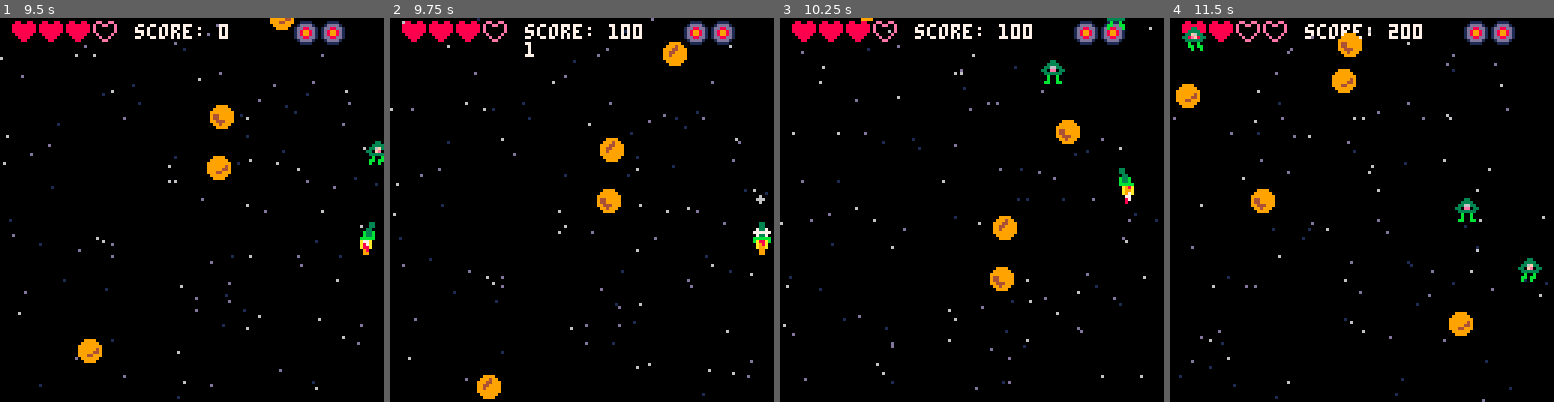
Above: before the commit, frames 1-4 (left to right).
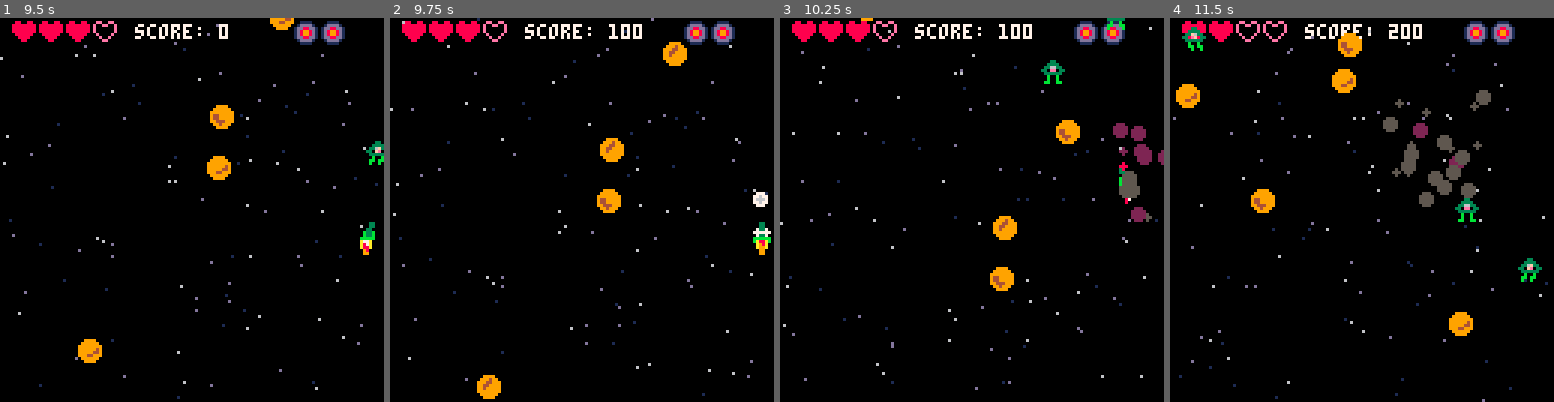
Above: after the commit, the same moments.

Repository: mathyousee/theyre-coming-p8
Game: PICO-8 cartridge source/theyrecoming.p8
The game is run twice, just before and just after one commit, with the same random seed, the same clock (stepped at 60 frames per second) and the same inputs.
Inputs:
- Up to frame 1 (9.5 s): tap X (X key) at 0.33, 1.07, 1.85, 2.97, 4.08, 5.2, 6.32, 7.43, 8.55 s; tap O (Z key) at 0.7, 1.7, 2.1, 2.5, 2.9, 3.3, 3.7, 4.1, 4.5, 4.9, 5.3, 5.7, 6.1, 6.5, 6.9, 7.3, 7.7, 8.1, 8.5, 8.9, 9.3 s; hold Right 1.6-2.1 s; hold Up 2.15-2.42 s; hold Right 2.47-3.03 s; hold Left 3.08-3.58 s; hold Down 3.63-3.97 s; hold Right 4.02-4.68 s; hold Up 4.73-5.03 s; hold Left 5.08-5.68 s; hold Down 5.73-6.03 s; hold Right 6.08-6.58 s; hold Right 6.63-7.13 s; hold Up 7.18-7.45 s; hold Right 7.5-8.07 s; hold Left 8.12-8.62 s; hold Down 8.67-9 s; hold Right from 9.05 s (still down)
- Up to frame 2 (9.75 s): tap X (X key) at 9.67 s; tap O (Z key) at 9.7 s; release Right at 9.72 s
- Up to frame 3 (10.25 s): hold Up 9.77-10.07 s; tap O (Z key) at 10.1 s; hold Left from 10.12 s (still down)
- Up to frame 4 (11.5 s): tap O (Z key) at 10.5, 10.9, 11.3 s; release Left at 10.72 s; hold Down 10.77-11.07 s; tap X (X key) at 10.78 s; hold Right from 11.12 s (still down)

Frame 1 is identical in both runs. In frame 2, 0.1% of the frame differs, in the area x 35-99%, y 6-50%; in frame 3, 1.0%; in frame 4, 1.8%, in the area x 55-84%, y 18-50%.

Commit message:
added enemy hp and particle explosions

Diff:
--- a/source/theyrecoming.p8
+++ b/source/theyrecoming.p8
@@ -7,6 +7,7 @@
  flash=1
  highscore=0
  t=0
+ parts={}
 end
 
 function _draw()
@@ -45,7 +46,7 @@
  lsm=0
  p={s=2,x=64,y=64,dx=0,dy=0,m=0,f={s=4,smin=4,smax=7},fy=4,l=4,nb=0,sw=7,inv=0}
  pb={}
- pw={cd=6,d=1} --player active weapon
+ pw={cd=4,d=1} --player active weapon
  sw={q=2,d=10} --secondary weapon
  score=0 --score
  stars={}
@@ -76,11 +77,11 @@
 
 function init_enemies()
  etypes={}
- add(etypes,{s=25,dx=.15,dy=1.5,sw=7,sh=7,smin=25,smax=28,en=1})
- add(etypes,{s=25,dx=-.15,dy=1.5,sw=7,sh=7,smin=25,smax=28,en=2})
- add(etypes,{s=9,dx=0,dy=2,sw=7,smin=9,smax=13,en=3})
- add(etypes,{s=9,dx=0,dy=3,sw=7,smin=9,smax=13,en=4})
- add(etypes,{s=41,dx=0,dy=3.5,sw=7,smin=41,smax=44,en=5})
+ add(etypes,{s=25,dx=.15,dy=1.5,sw=7,sh=7,smin=25,smax=28,hp=10,en=1})
+ add(etypes,{s=25,dx=-.15,dy=1.5,sw=7,sh=7,smin=25,smax=28,hp=8,en=2})
+ add(etypes,{s=9,dx=0,dy=2,sw=7,smin=9,smax=13,hp=1,en=3})
+ add(etypes,{s=9,dx=0,dy=3,sw=7,smin=9,smax=13,hp=1,en=4})
+ add(etypes,{s=41,dx=0,dy=3.5,sw=7,smin=41,smax=44,hp=2,en=5})
 
 end
 
@@ -152,10 +153,15 @@
   --check for collisions
   for b in all (enemies) do
    if collide(i,b) then
-    if b.en>2 then
+    b.hp-=pw.d
+    if b.hp<=0 then
      sfx(1)
      del(enemies,b)
      del(pb,i)
+     for i=1,22 do
+      local spread=4
+      add(parts,{x=b.x,y=b.y,dx=(rnd()-0.5)*spread,dy=(rnd()-0.75)*spread,age=flr(rnd(10)),size=1+rnd(2)})
+     end
      add(flashes,{x=b.x,y=b.y,r=1,dr=1,mr=3})
      score+=100
     else
@@ -235,6 +241,7 @@
      sw=newenemy.sw,
      smin=newenemy.smin,
      smax=newenemy.smax,
+     hp=newenemy.hp,
      en=myrand
     }
    )
@@ -243,6 +250,13 @@
  nextenemy-=1
 end
 
+function explode(expx,expy)
+ local myp={}
+ myp.x=expx
+ myp.y=expy
+ add(parts,myp)
+
+end
 -->8
 --graphics
 
@@ -341,9 +355,6 @@
   spr(31,i*9+89,1)
  end
 
- for i in all (flashes) do
-  print(i.r)
- end
 
 end
 
@@ -368,6 +379,34 @@
   i.r+=i.dr
   if i.r>=i.mr then i.dr=i.dr*-1 end
   if i.r<=0 then del(flashes,i) end
+ end
+end
+
+function do_particles()
+ for myp in all(parts) do
+  --pset(myp.x,myp.y,7)
+  local pc=7
+
+  if myp.age>20 then pc=5
+  elseif myp.age>15 then pc=2
+  elseif myp.age>11 then pc=8
+  elseif myp.age>7 then pc=9
+  elseif myp.age>5 then  pc=10
+  end
+  circfill(myp.x,myp.y,myp.size,pc)
+  myp.x+=myp.dx
+  myp.y+=myp.dy
+  myp.age+=1
+
+  myp.dx*=0.9
+  myp.dy*=0.9
+
+  if myp.age>30 then
+   myp.size-=0.5
+   if myp.size<0 then
+    del(parts,myp)
+   end
+  end
  end
 end
 -->8
@@ -454,6 +493,7 @@
  drawp()
  drawhud()
  drawenemies()
+ do_particles()
  animateflashes()
 end
 
